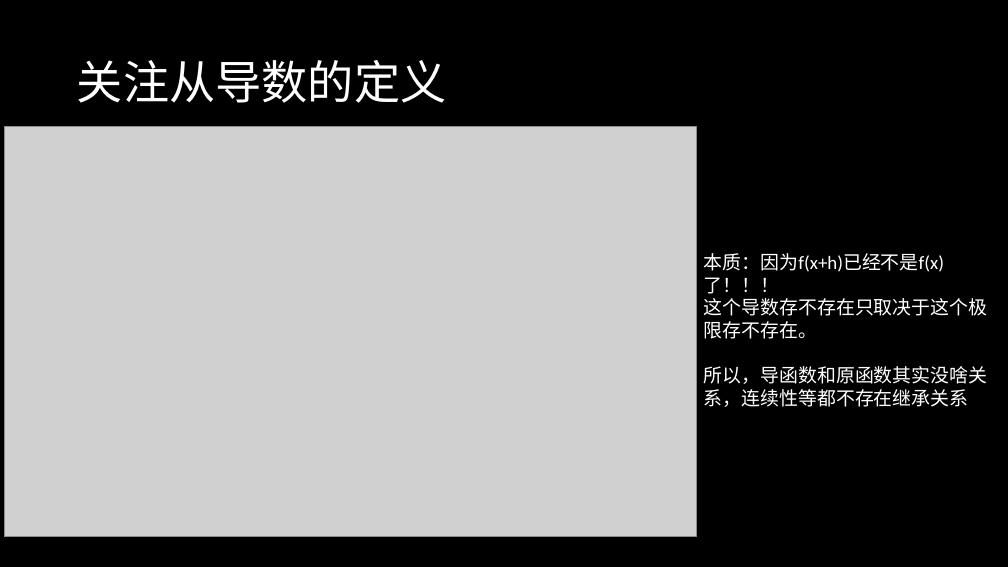
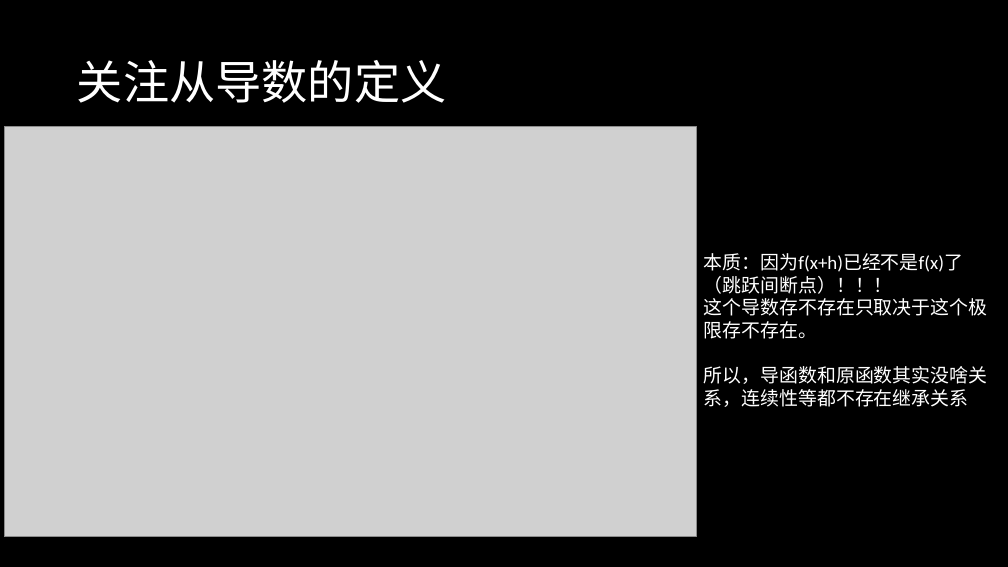
Before and after one commit to SavageTuna/Calculus, a slide deck: slide 62 of 高数1.pptx. Drawn at 1008x567 pixels with LibreOffice and Linux fonts; fonts in the diff are those of the drawing; grey boxes stand for pictures. Boxes give left, top, right and bottom in pixels: in the first picture for what was removed or moved away, otherwise in the second. Text is boxed around its words. In the diff, an @@ line names an element or a change of style, - is before the commit and + after.

```diff
--- a/高数1.pptx
+++ b/高数1.pptx
@@ text at (704,253,963,294): text changed @@
-本质：因为f(x+h)已经不是f(x)了！！！
+本质：因为f(x+h)已经不是f(x)了（跳跃间断点）！！！
```
Also in this commit, not shown: 4 other slides changed, 13 slides added, 3 other files.
